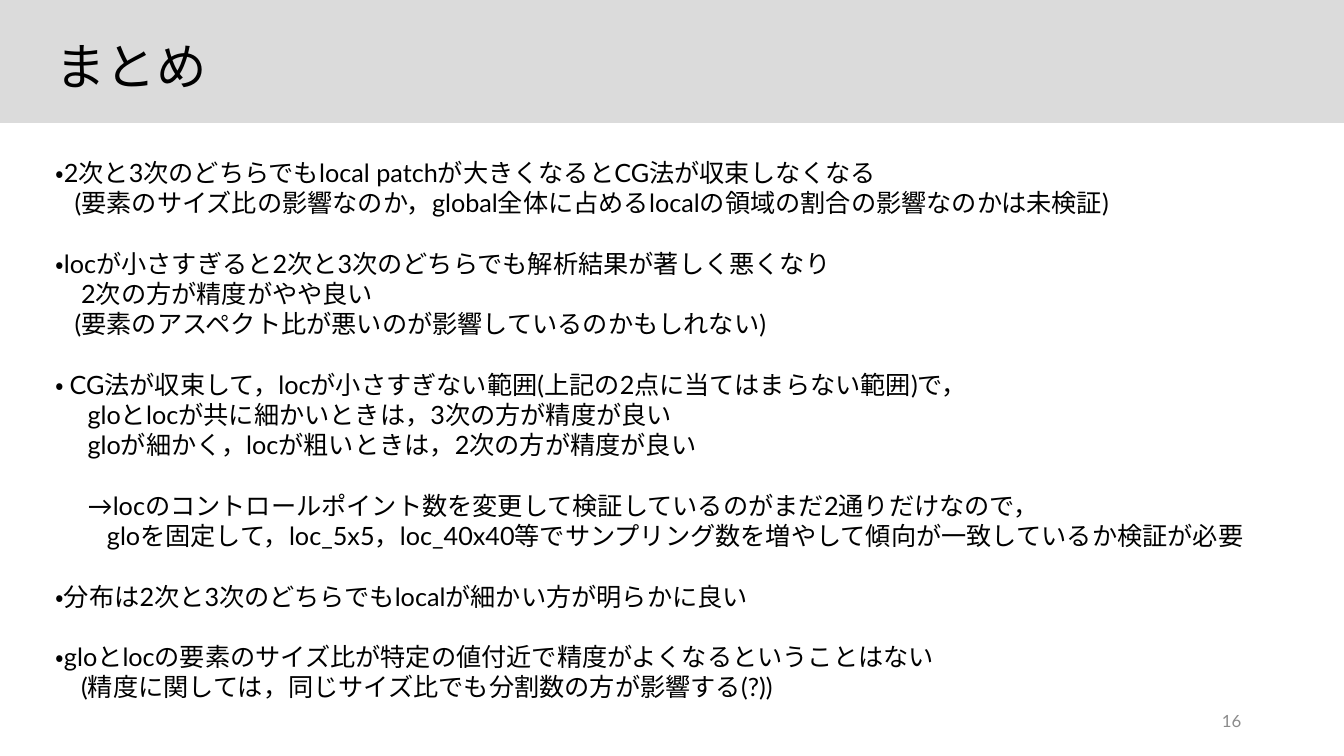
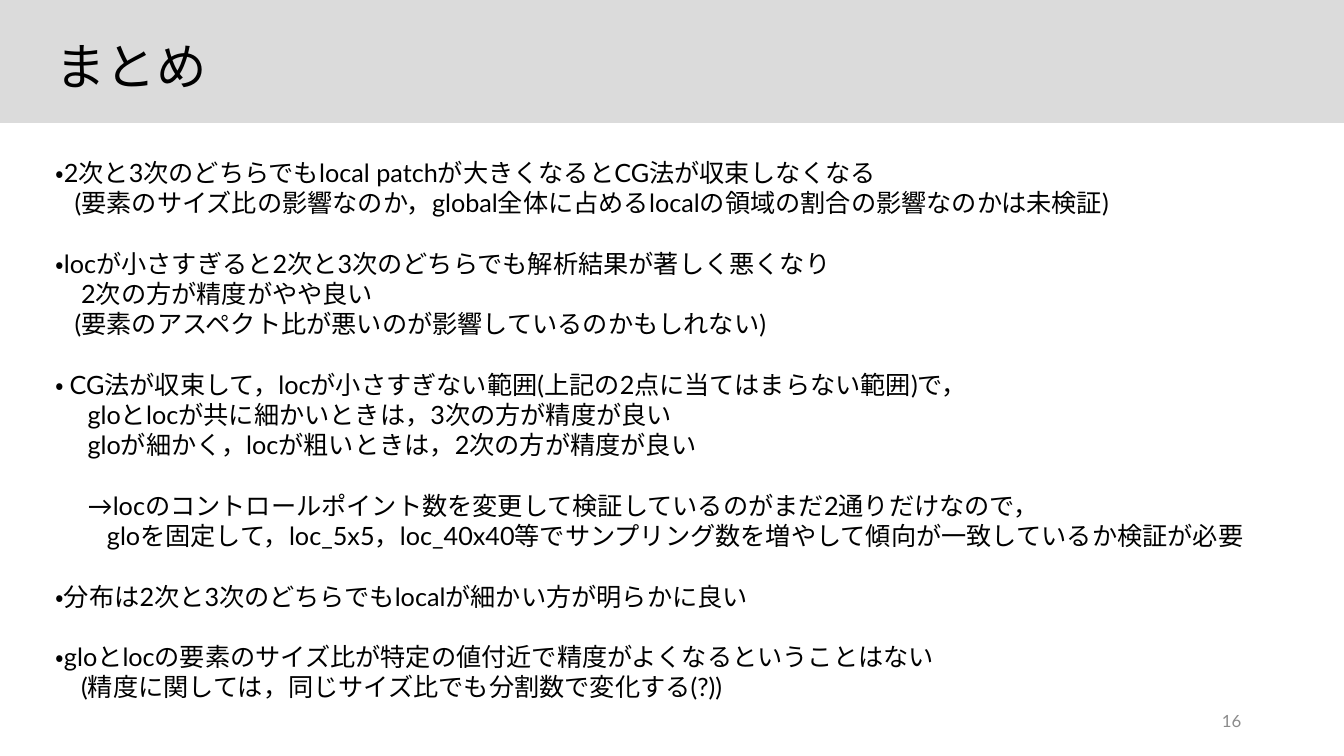
Before and after one commit to JoTsuchi22/lab_share, a slide deck: slide 16 of 研究ミーティング/20211203/20211203.pptx. Drawn at 1344x756 pixels with LibreOffice and Linux fonts; fonts in the diff are those of the drawing. Boxes give left, top, right and bottom in pixels: in the first picture for what was removed or moved away, otherwise in the second. Text is boxed around its words. In the diff, an @@ line names an element or a change of style, - is before the commit and + after.

```diff
--- a/研究ミーティング/20211203/20211203.pptx
+++ b/研究ミーティング/20211203/20211203.pptx
@@ text at <box>81,675,722,700</box>: text changed @@
-(精度に関しては，同じサイズ比でも分割数の方が影響する(?))
+(精度に関しては，同じサイズ比でも分割数で変化する(?))
```
